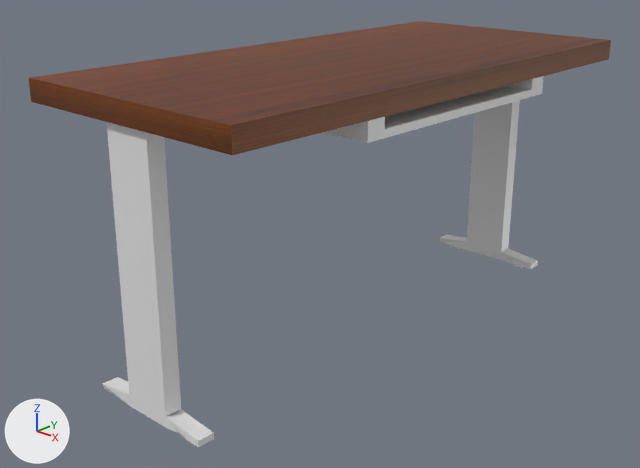
What one commit did to the Blender file blender/computer desk/computer desk.blend.
Before and after are seen from a 50 mm camera at (4.0, -3.68, 2.95) aimed at (-0.11, 0.73, 0.74). Lighting does not change. The marker at lower left points along +X, +Y and +Z.
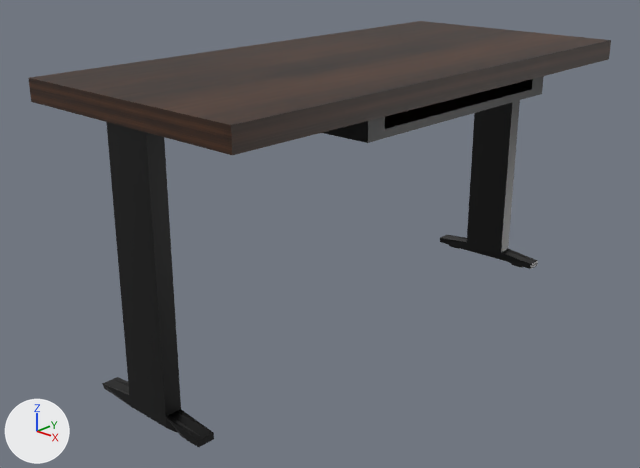
What changed in the scene script:
```text
Add img_wood_png:
    img_wood_png = load_image('wood.png', '../wood.png', 103, 103, 'sRGB')
Change mat_frame:
    mat_frame.base_color: (0.8, 0.8, 0.8) -> (0.0, 0.0, 0.0)  # white #e7e7e7 -> black #000000
Change mat_wooden_tabletop:
    mat_wooden_tabletop.texture: img_wood_grain_jpg -> img_wood_png
```

Where the change shows, as pixel boxes (x1, y1, x2, y2) in the pictures (640 x 468 px):
'Cube', recoloured, surface changed: (29, 21, 611, 447) in both
